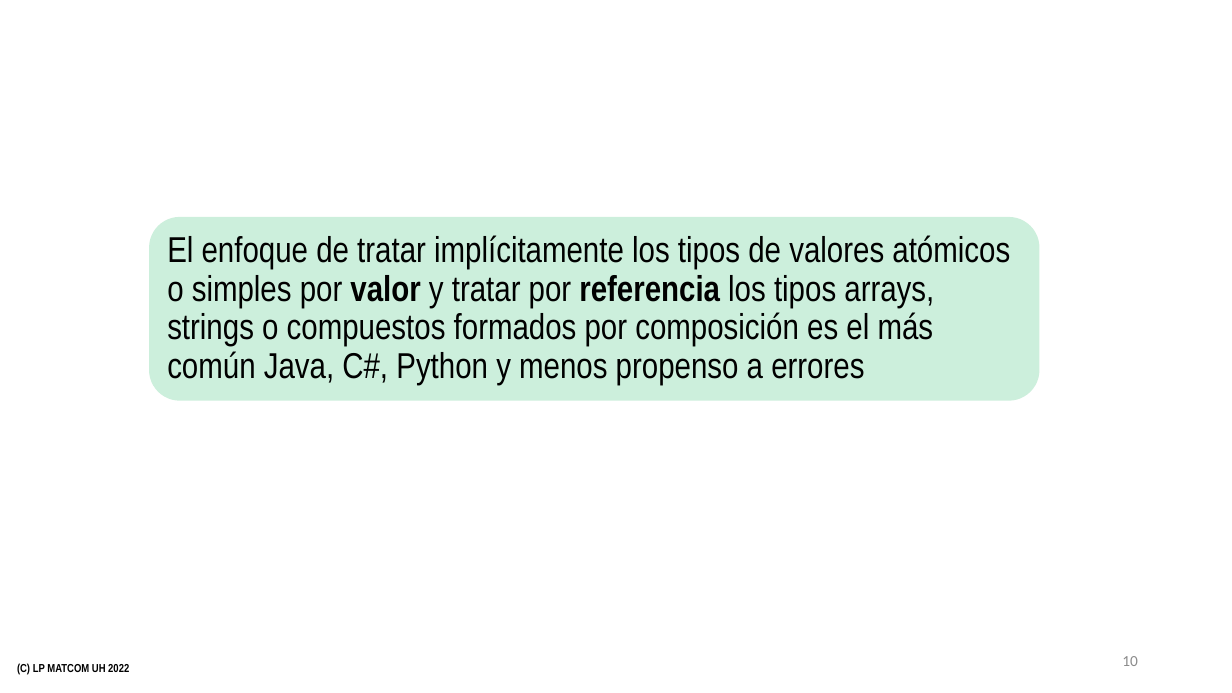
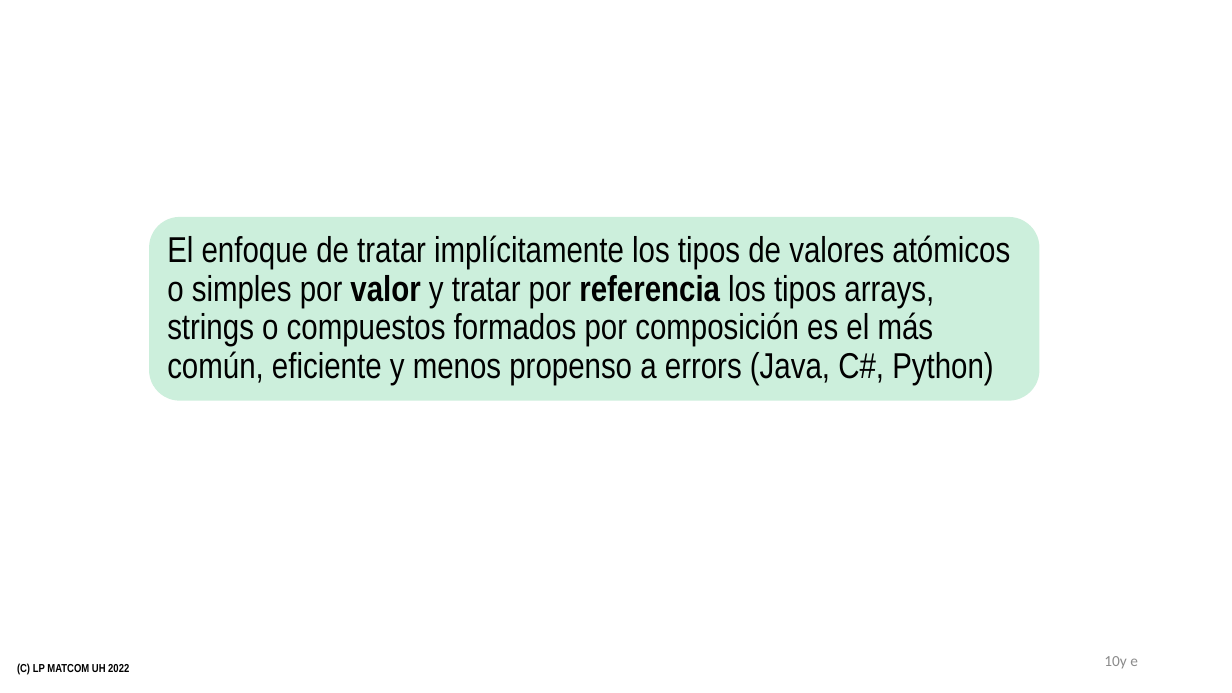
Before and after one commit to matcom/programming-languages, a slide deck: slide 10 of conferencias/conferencia_03.2_referencias_y_valores_copia_e_igualdad_traspaso_de_parámetros.pptx. Drawn at 1232x693 pixels with LibreOffice and Linux fonts; fonts in the diff are those of the drawing; background and template pictures are left out. Boxes give left, top, right and bottom in pixels: in the first picture for what was removed or moved away, otherwise in the second. Text is boxed around its words. In the diff, an @@ line names an element or a change of style, - is before the commit and + after.

```diff
--- a/conferencias/conferencia_03.2_referencias_y_valores_copia_e_igualdad_traspaso_de_parámetros.pptx
+++ b/conferencias/conferencia_03.2_referencias_y_valores_copia_e_igualdad_traspaso_de_parámetros.pptx
@@ text at <box>167,235,1010,386</box>: text changed @@
-El enfoque de tratar implícitamente los tipos de valores atómicos o simples por valor y tratar por referencia los tipos arrays, strings o compuestos formados por composición es el más común Java, C#, Python y menos propenso a errores
+El enfoque de tratar implícitamente los tipos de valores atómicos o simples por valor y tratar por referencia los tipos arrays, strings o compuestos formados por composición es el más común, eficiente y menos propenso a errors (Java, C#, Python)
@@ page number at <box>1104,656,1138,669</box>: text changed @@
-10
+10y e
```
Also in this commit, not shown: 8 other slides changed, 1 slide added, 4 other files.
